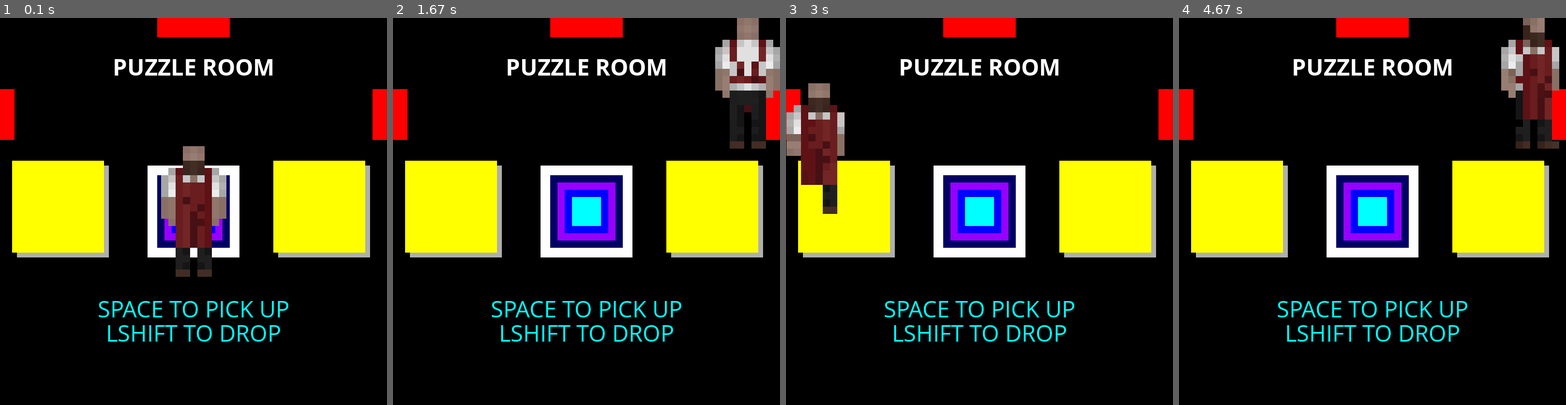
Above: before the commit, frames 1-4 (left to right).
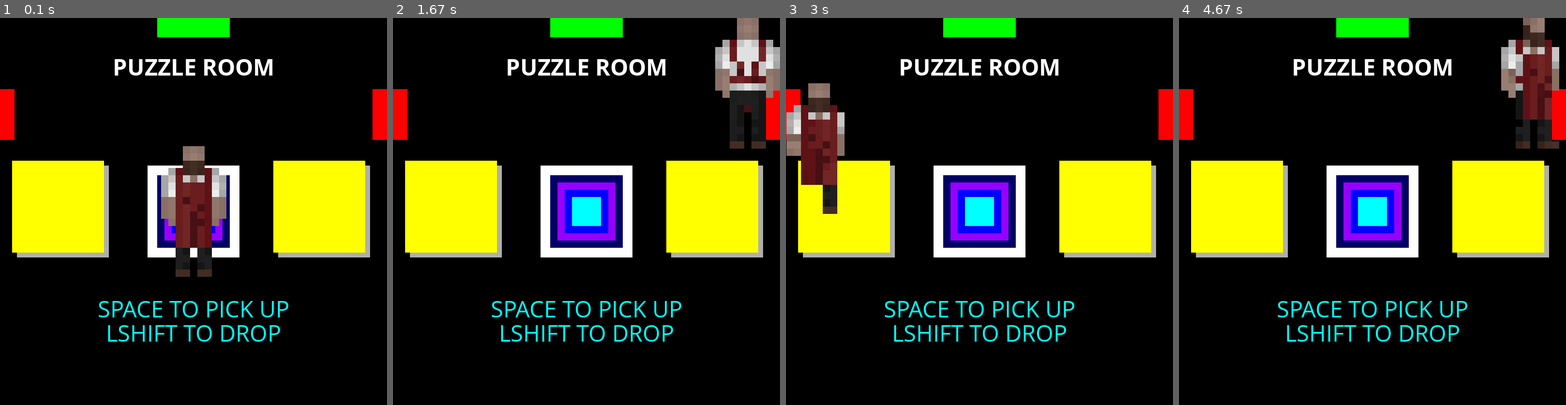
Above: after the commit, the same moments.

Repository: GetInk/useless_magnets
Game: pygame game, started from main.py
Same seed, same stepped clock (60 frames per second), same inputs: the game is played once before the commit and once after it.
Inputs:
- Up to frame 1 (0.1 s): no input
- Up to frame 2 (1.67 s): tap Space at 0.33 s; hold Right 0.67-1.13 s; hold Up 1.17-1.47 s
- Up to frame 3 (3 s): tap Shift at 2 s; hold Left 2.33-2.87 s; hold Down from 2.9 s (still down)
- Up to frame 4 (4.67 s): release Down at 3.2 s; hold Up 3.67-4.03 s; hold Right from 4.07 s (still down)

The runs differ from the first frame. In frame 1, 0.9% of the frame differs, in the area x 40-60%, y 0-5%; in frame 2, 0.9%; in frame 3, 0.9%; in frame 4, 0.9%.

Commit message:
created decoration items(lava)

Diff:
--- a/main.py
+++ b/main.py
@@ -4,7 +4,7 @@
 from sortingAlg import *
 from pygame_functions import *
 from colors import *
-import random
+from random import *
 
 class Current():
     def __init__(self, current):
@@ -754,6 +754,21 @@
                                     drawRect(draw[0]-10, draw[1]-10, draw[2], draw[2], draw[3])
                                 else:
                                     drawRect(draw[0], draw[1], draw[2], draw[2], draw[3])
+    # DRAW DECOR ITEMS
+    if where.itemsR != []:
+        for item in where.itemsR:
+            for inItem in item:
+                Item = item[inItem]
+                draw = Item["draw"]
+                if Item["type"] == "decor":
+                    if Item["type2"] == "lava":
+                        lavaBubbles = Item["lavaBubbles"]
+                        if lavaBubbles == []:
+                            for Bubble in range(0, 10):
+                                lavaBubbles.append([randint(draw[0]-draw[2]/2,draw[0]+draw[2]/2), randint(draw[1]-draw[3]/2,draw[1]+draw[3]/2), randint(5, 30)])
+                        for Bubble in lavaBubbles:
+                            ellipse(Bubble[0], Bubble[1], Bubble[2], Bubble[2], red)
+                            Bubble[2] += 0.5
     # CREATING PEDISTAL AND PRESSURE PLATE PRESSURE
     if where.itemsR != []:
         for item in where.itemsR:
--- a/pygame_functions.py
+++ b/pygame_functions.py
@@ -543,7 +543,7 @@
         pygame.display.update(thisrect)
 
 
-def drawEllipse(centreX, centreY, width, height, colour, linewidth=0):
+def ellipse(centreX, centreY, width, height, colour, linewidth=0):
     global bgSurface
     colour = parseColour(colour)
     thisrect = pygame.Rect(centreX - width / 2, centreY - height / 2, width, height)
--- a/rooms.py
+++ b/rooms.py
@@ -106,7 +106,7 @@
                         "type":"door",
                         "draw":[400, 20, 150, 40, red, "rect"],
                         "whenDraw":0,
-                        "open":False,
+                        "open":True,
                         "used":False
                     }
                 }
@@ -317,7 +317,9 @@
                     "lava":{
                         "name":"lava",
                         "type":"decor",
-                        "draw":[150, 400, 300, 800, red, "rect"],
+                        "type2":"lava",
+                        "lavaBubbles":[],
+                        "draw":[150, 400, 300, 800, bloodRed, "rect"],
                         "whenDraw":-1
                     }
                 },
@@ -325,7 +327,9 @@
                     "lava2":{
                         "name":"lava",
                         "type":"decor",
-                        "draw":[650, 400, 300, 800, red, "rect"],
+                        "type2":"lava",
+                        "lavaBubbles":[],
+                        "draw":[650, 400, 300, 800, bloodRed, "rect"],
                         "whenDraw":-1
                     }
                 }
